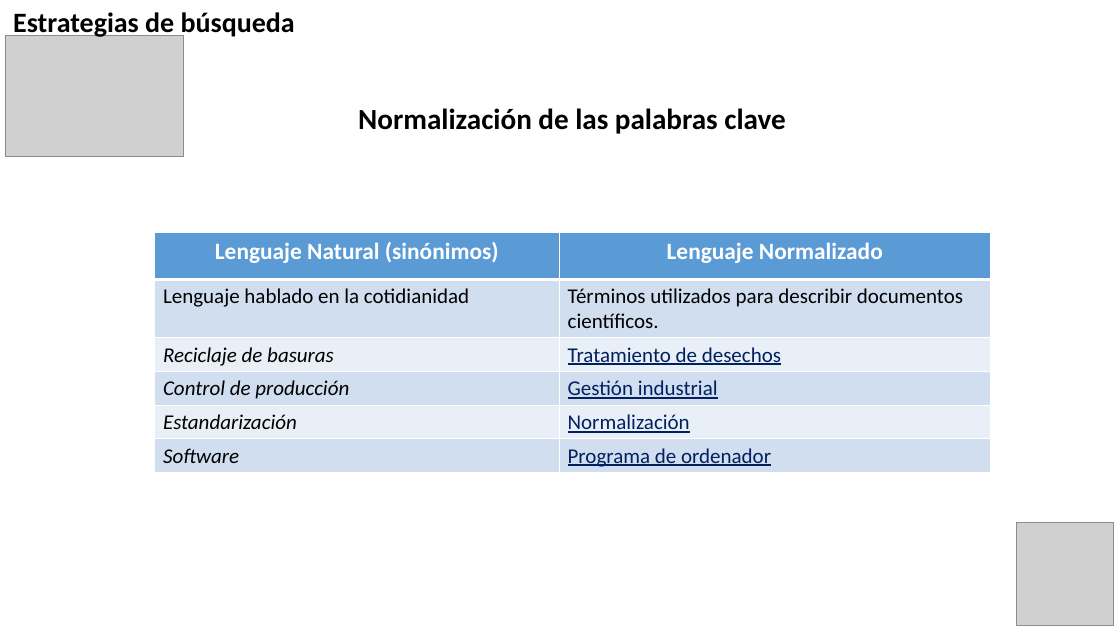
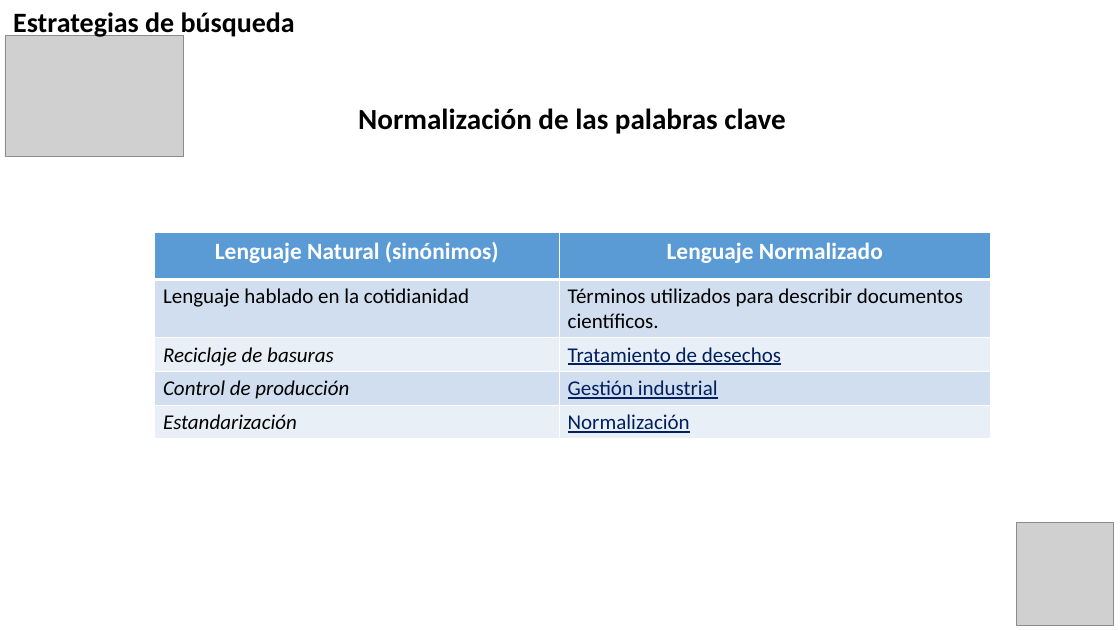
Before and after one commit to lufe089/metodologiaInv, a slide deck: slide 6 of MaterialApoyo/Guias/PresentaciónBúsquedaInformación Ingeniería.pptx. Drawn at 1120x630 pixels with LibreOffice and Linux fonts; fonts in the diff are those of the drawing; grey boxes stand for pictures; background and template pictures are left out. Boxes give left, top, right and bottom in pixels: in the first picture for what was removed or moved away, otherwise in the second. Text is boxed around its words. In the diff, an @@ line names an element or a change of style, - is before the commit and + after.

```diff
--- a/MaterialApoyo/Guias/PresentaciónBúsquedaInformación Ingeniería.pptx
+++ b/MaterialApoyo/Guias/PresentaciónBúsquedaInformación Ingeniería.pptx
@@ table at bbox=[155, 233, 991, 439] @@
-row 6: Software | Programa de ordenador
```
Also in this commit, not shown: 5 slides added, 9 other files.
